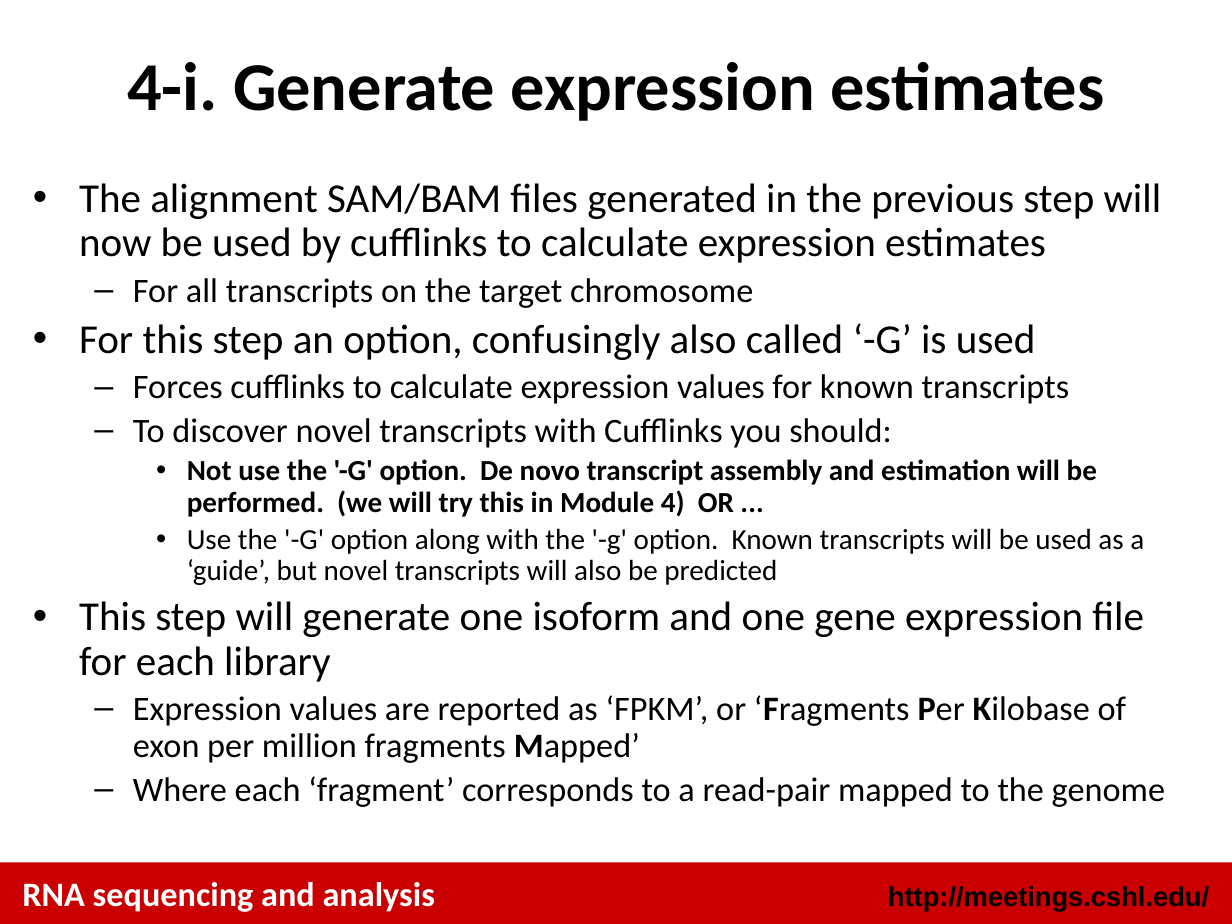
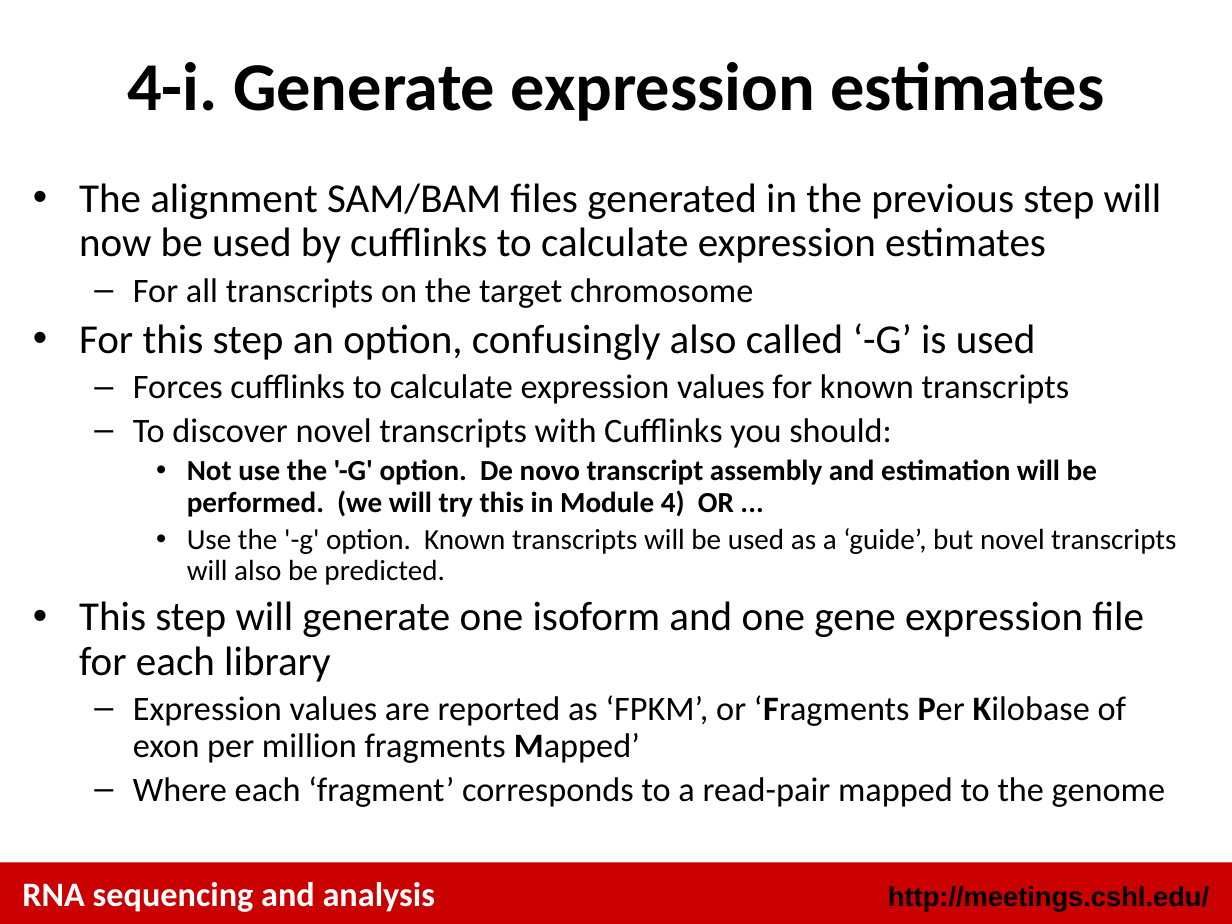
Before and after one commit to griffithlab/rnaseq_tutorial_wiki, a slide deck: slide 5 of LectureFiles/cshl/2015/RNASeq_Module3_Tutorial.pptx. Drawn at 1232x924 pixels with LibreOffice and Linux fonts; fonts in the diff are those of the drawing. Boxes give left, top, right and bottom in pixels: in the first picture for what was removed or moved away, otherwise in the second. Text is boxed around its words. In the diff, an @@ line names an element or a change of style, - is before the commit and + after.

```diff
--- a/LectureFiles/cshl/2015/RNASeq_Module3_Tutorial.pptx
+++ b/LectureFiles/cshl/2015/RNASeq_Module3_Tutorial.pptx
@@ text at bbox=[187, 528, 1176, 585]: text changed @@
-    • Use the '-G' option along with the '-g' option. Known transcripts will be used as a ‘guide’, but novel transcripts will also be predicted
+    • Use the '-g' option. Known transcripts will be used as a ‘guide’, but novel transcripts will also be predicted.
```
Also in this commit, not shown: 1 other file.
